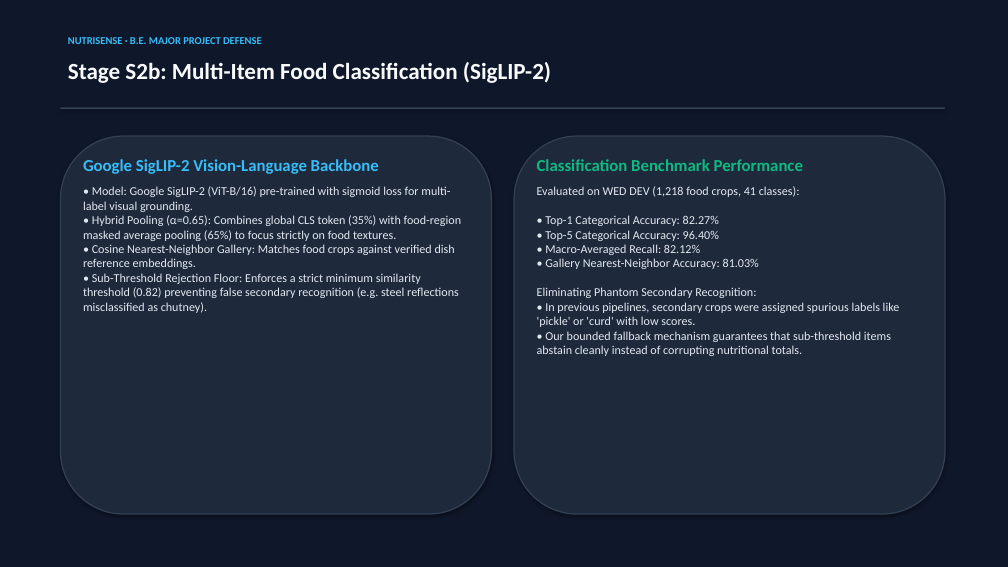
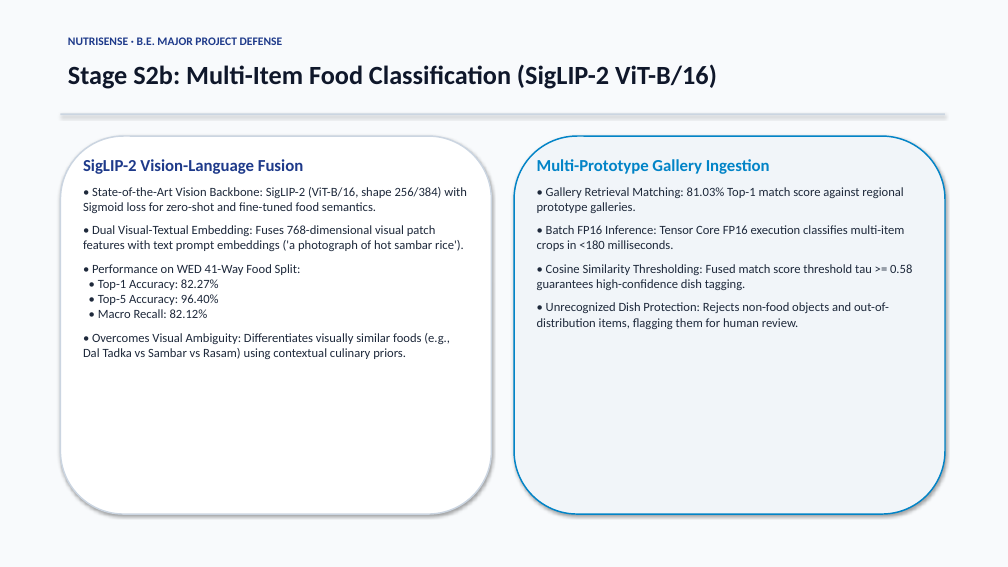
Before and after one commit to Lion4467cat/NutriSense, a slide deck: slide 10 of NutriSense_Major_Project_Presentation.pptx. Drawn at 1008x567 pixels with LibreOffice and Linux fonts; fonts in the diff are those of the drawing. Boxes give left, top, right and bottom in pixels: in the first picture for what was removed or moved away, otherwise in the second. Text is boxed around its words. In the diff, an @@ line names an element or a change of style, - is before the commit and + after.

```diff
--- a/NutriSense_Major_Project_Presentation.pptx
+++ b/NutriSense_Major_Project_Presentation.pptx
@@ rectangle at <box>0,0,1008,567</box>: fill #0F172A to #F8FAFC @@
@@ text "NUTRISENSE · B.E. MAJOR PROJECT ..." at <box>68,37,283,45</box>: size 10 to 11 pt, text colour #38BDF8 to #1E3A8A @@
@@ text at <box>68,64,717,89</box>: text changed; size 22 to 25 pt; text colour #F8FAFC to #0F172A @@
-Stage S2b: Multi-Item Food Classification (SigLIP-2)
+Stage S2b: Multi-Item Food Classification (SigLIP-2 ViT-B/16)
@@ rectangle: place and size @@
-rectangle at <box>60,107,945,109</box>
+rectangle at <box>60,113,945,116</box>
@@ rectangle at <box>60,113,945,116</box>: fill #334155 to #CBD5E1 @@
@@ rounded rectangle at <box>60,136,492,514</box>: fill #1E293B to #FFFFFF; outline #334155 1.2 pt to #CBD5E1 1.4 pt @@
@@ rounded rectangle at <box>514,136,945,514</box>: fill #1E293B to #F1F5F9; outline #334155 1.2 pt to #0284C7 1.4 pt @@
@@ text at <box>83,159,467,359</box>: text changed; size 11.5 to 12 pt; text colour #E2E8F0 to #1E293B @@
-Google SigLIP-2 Vision-Language Backbone
-• Model: Google SigLIP-2 (ViT-B/16) pre-trained with sigmoid loss for multi-label visual grounding.
-• Hybrid Pooling (α=0.65): Combines global CLS token (35%) with food-region masked average pooling (65%) to focus strictly on food textures.
-• Cosine Nearest-Neighbor Gallery: Matches food crops against verified dish reference embeddings.
-• Sub-Threshold Rejection Floor: Enforces a strict minimum similarity threshold (0.82) preventing false secondary recognition (e.g. steel reflections misclassified as chutney).
+SigLIP-2 Vision-Language Fusion
+• State-of-the-Art Vision Backbone: SigLIP-2 (ViT-B/16, shape 256/384) with Sigmoid loss for zero-shot and fine-tuned food semantics.
+• Dual Visual-Textual Embedding: Fuses 768-dimensional visual patch features with text prompt embeddings ('a photograph of hot sambar rice').
+• Performance on WED 41-Way Food Split:
+• Top-1 Accuracy: 82.27%
+• Top-5 Accuracy: 96.40%
+• Macro Recall: 82.12%
+• Overcomes Visual Ambiguity: Differentiates visually similar foods (e.g., Dal Tadka vs Sambar vs Rasam) using contextual culinary priors.
@@ text at <box>537,159,912,329</box>: text changed; size 11.5 to 12 pt; text colour #E2E8F0 to #1E293B @@
-Classification Benchmark Performance
-Evaluated on WED DEV (1,218 food crops, 41 classes):
-• Top-1 Categorical Accuracy: 82.27%
-• Top-5 Categorical Accuracy: 96.40%
-• Macro-Averaged Recall: 82.12%
-• Gallery Nearest-Neighbor Accuracy: 81.03%
-Eliminating Phantom Secondary Recognition:
-• In previous pipelines, secondary crops were assigned spurious labels like 'pickle' or 'curd' with low scores.
-• Our bounded fallback mechanism guarantees that sub-threshold items abstain cleanly instead of corrupting nutritional totals.
+Multi-Prototype Gallery Ingestion
+• Gallery Retrieval Matching: 81.03% Top-1 match score against regional prototype galleries.
+• Batch FP16 Inference: Tensor Core FP16 execution classifies multi-item crops in <180 milliseconds.
+• Cosine Similarity Thresholding: Fused match score threshold tau >= 0.58 guarantees high-confidence dish tagging.
+• Unrecognized Dish Protection: Rejects non-food objects and out-of-distribution items, flagging them for human review.
```
Also in this commit, not shown: 14 other slides changed, 5 slides added, 5 slides removed, 30 other files.
